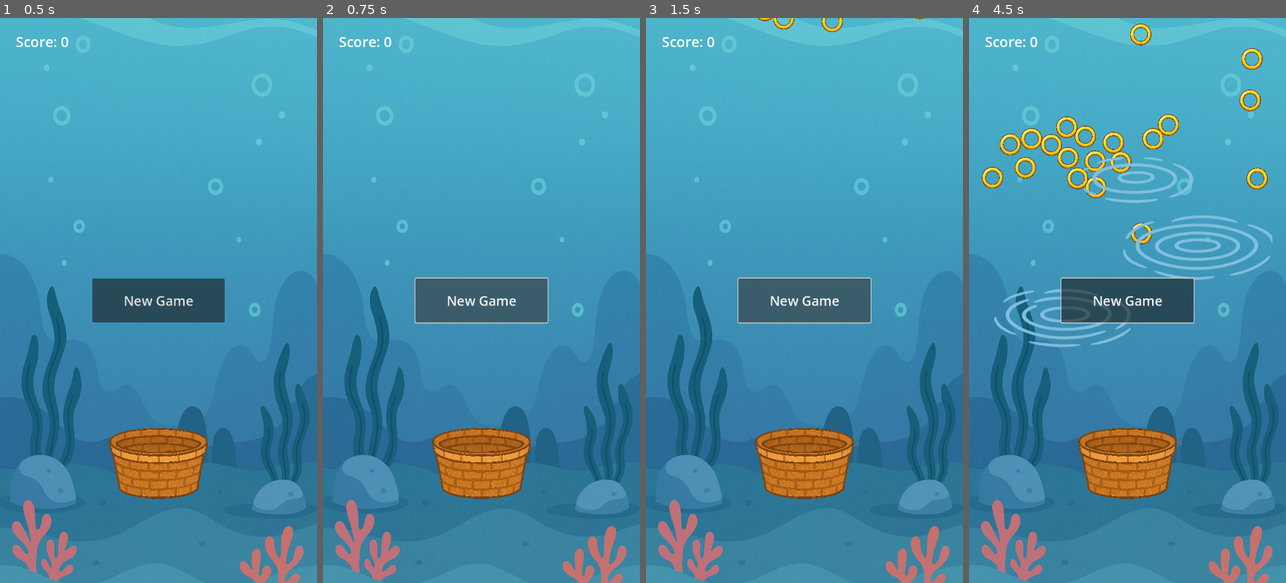
Above: before the commit, frames 1-4 (left to right).
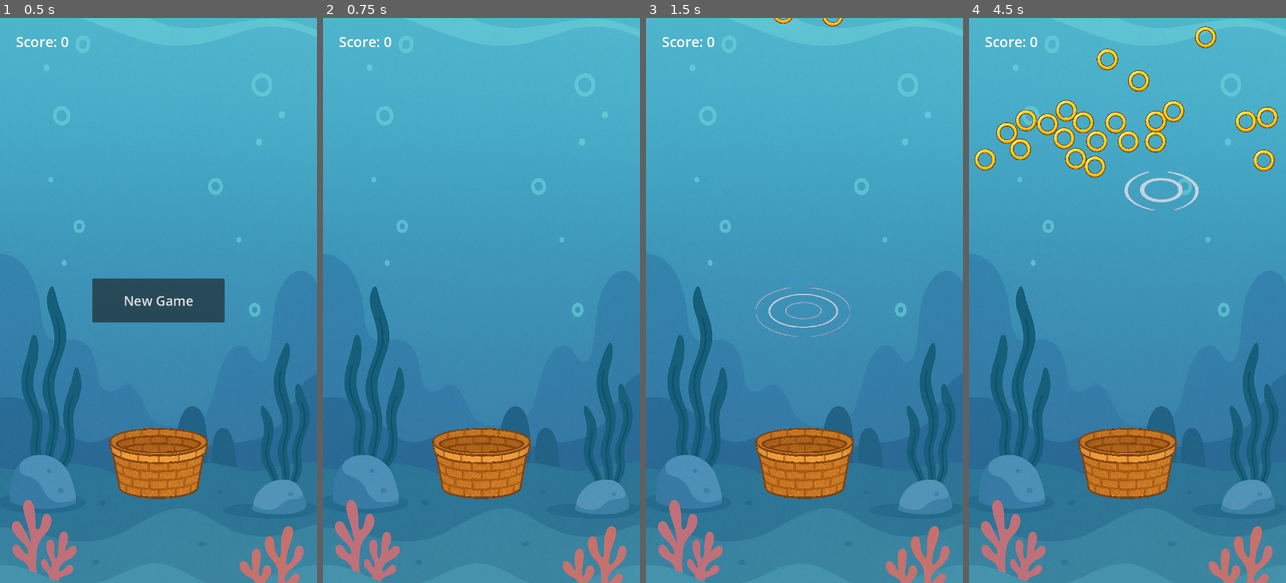
Above: after the commit, the same moments.

Repository: ericso/aqua-launch
Game: Godot game, scene res://main/main.tscn
Same seed, same stepped clock (60 frames per second), same inputs: the game is played once before the commit and once after it.
Inputs (mouse positions are in pixels of both pictures, inside the frame that each line leads up to):
- Up to frame 1 (0.5 s): no input
- Up to frame 2 (0.75 s): click "New Game" at 0.5 s
- Up to frame 3 (1.5 s): click (804, 300) at 1.25 s, where only the run before the commit has a clickable "New Game"
- Up to frame 4 (4.5 s): click (1127, 300) at 2 s, where only the run before the commit has a clickable "New Game"; move the mouse to (1197, 272) at 2.77 s; click (1197, 272) at 2.92 s; move the mouse to (1064, 328) at 3.52 s; click (1064, 328) at 3.67 s; move the mouse to (1159, 176) at 4.27 s; click (1159, 176) at 4.42 s

Frame 1 is identical in both runs. In frame 2, 3.5% of the frame differs, in the area x 28-72%, y 45-55%; in frame 3, 3.8%; in frame 4, 12%, in the area x 1-98%, y 1-59%.

Commit message:
update ripple animation: replace sprites and increased FPS

Diff:
--- a/main/main.gd
+++ b/main/main.gd
@@ -40,19 +40,24 @@
 			ring.apply_impulse(dir.normalized() * force)
 
 func _on_ring_collected() -> void:
-	ScoreManager.add_score(1)
+	if game_active:
+		ScoreManager.add_score(1)
+
 	$UI/Score.text = "Score: %d" % ScoreManager.get_score()
 	if ScoreManager.get_score() == end_score:
 		end_game()
 
 func _on_new_game_pressed():
+	reset_game()
 	game_active = true
 	ScoreManager.reset_score()
 	$RingSpawner.ring_spawn_timer = 0
+	$UI/NewGameButton.visible = false
 
 func end_game():
 	game_active = false
-	reset_game()
+	$UI/NewGameButton.visible = true
+
 
 func is_game_active() -> bool:
 	return game_active
--- a/ripple/ripple.tscn
+++ b/ripple/ripple.tscn
@@ -1,88 +1,133 @@
-[gd_scene load_steps=13 format=3 uid="uid://c5kcupxvre0w6"]
+[gd_scene load_steps=20 format=3 uid="uid://c5kcupxvre0w6"]
 
 [ext_resource type="Script" uid="uid://dk05kjtjmeqw0" path="res://ripple/ripple.gd" id="1_b3hhm"]
-[ext_resource type="Texture2D" uid="uid://bm1owdy1vs202" path="res://ripple/ripple.png" id="2_lfj1i"]
+[ext_resource type="Texture2D" uid="uid://cdw6v4q0400lw" path="res://ripple/ripple.png" id="2_lfj1i"]
 
-[sub_resource type="AtlasTexture" id="AtlasTexture_0iq33"]
+[sub_resource type="AtlasTexture" id="AtlasTexture_tdmov"]
 atlas = ExtResource("2_lfj1i")
-region = Rect2(0, 0, 341, 341)
+region = Rect2(0, 0, 256, 256)
 
-[sub_resource type="AtlasTexture" id="AtlasTexture_1a6ru"]
+[sub_resource type="AtlasTexture" id="AtlasTexture_fg3bn"]
 atlas = ExtResource("2_lfj1i")
-region = Rect2(341, 0, 341, 341)
+region = Rect2(256, 0, 256, 256)
 
-[sub_resource type="AtlasTexture" id="AtlasTexture_6pcsk"]
+[sub_resource type="AtlasTexture" id="AtlasTexture_qn8ce"]
 atlas = ExtResource("2_lfj1i")
-region = Rect2(682, 0, 341, 341)
+region = Rect2(512, 0, 256, 256)
 
-[sub_resource type="AtlasTexture" id="AtlasTexture_wu283"]
+[sub_resource type="AtlasTexture" id="AtlasTexture_kjaa6"]
 atlas = ExtResource("2_lfj1i")
-region = Rect2(0, 341, 341, 341)
+region = Rect2(768, 0, 256, 256)
 
-[sub_resource type="AtlasTexture" id="AtlasTexture_lrso6"]
+[sub_resource type="AtlasTexture" id="AtlasTexture_mpwgg"]
 atlas = ExtResource("2_lfj1i")
-region = Rect2(341, 341, 341, 341)
+region = Rect2(0, 256, 256, 256)
 
-[sub_resource type="AtlasTexture" id="AtlasTexture_rjskx"]
+[sub_resource type="AtlasTexture" id="AtlasTexture_orfad"]
 atlas = ExtResource("2_lfj1i")
-region = Rect2(682, 341, 341, 341)
+region = Rect2(256, 256, 256, 256)
 
-[sub_resource type="AtlasTexture" id="AtlasTexture_yq8tp"]
+[sub_resource type="AtlasTexture" id="AtlasTexture_5yqhy"]
 atlas = ExtResource("2_lfj1i")
-region = Rect2(0, 682, 341, 341)
+region = Rect2(512, 256, 256, 256)
 
-[sub_resource type="AtlasTexture" id="AtlasTexture_vby1v"]
+[sub_resource type="AtlasTexture" id="AtlasTexture_v4nrk"]
 atlas = ExtResource("2_lfj1i")
-region = Rect2(341, 682, 341, 341)
+region = Rect2(768, 256, 256, 256)
 
-[sub_resource type="AtlasTexture" id="AtlasTexture_48pe2"]
+[sub_resource type="AtlasTexture" id="AtlasTexture_r3c3o"]
 atlas = ExtResource("2_lfj1i")
-region = Rect2(682, 682, 341, 341)
+region = Rect2(0, 512, 256, 256)
 
-[sub_resource type="SpriteFrames" id="SpriteFrames_huefa"]
+[sub_resource type="AtlasTexture" id="AtlasTexture_hwqki"]
+atlas = ExtResource("2_lfj1i")
+region = Rect2(256, 512, 256, 256)
+
+[sub_resource type="AtlasTexture" id="AtlasTexture_xx8kq"]
+atlas = ExtResource("2_lfj1i")
+region = Rect2(512, 512, 256, 256)
+
+[sub_resource type="AtlasTexture" id="AtlasTexture_jm3ch"]
+atlas = ExtResource("2_lfj1i")
+region = Rect2(768, 512, 256, 256)
+
+[sub_resource type="AtlasTexture" id="AtlasTexture_8bn3b"]
+atlas = ExtResource("2_lfj1i")
+region = Rect2(0, 768, 256, 256)
+
+[sub_resource type="AtlasTexture" id="AtlasTexture_5x7f0"]
+atlas = ExtResource("2_lfj1i")
+region = Rect2(256, 768, 256, 256)
+
+[sub_resource type="AtlasTexture" id="AtlasTexture_3yt2m"]
+atlas = ExtResource("2_lfj1i")
+region = Rect2(512, 768, 256, 256)
+
+[sub_resource type="AtlasTexture" id="AtlasTexture_xd2ry"]
+atlas = ExtResource("2_lfj1i")
+region = Rect2(768, 768, 256, 256)
+
+[sub_resource type="SpriteFrames" id="SpriteFrames_7pap1"]
 animations = [{
-"frames": [],
-"loop": true,
-"name": &"default",
-"speed": 5.0
-}, {
 "frames": [{
 "duration": 1.0,
-"texture": SubResource("AtlasTexture_0iq33")
+"texture": SubResource("AtlasTexture_tdmov")
 }, {
 "duration": 1.0,
-"texture": SubResource("AtlasTexture_1a6ru")
+"texture": SubResource("AtlasTexture_fg3bn")
 }, {
 "duration": 1.0,
-"texture": SubResource("AtlasTexture_6pcsk")
+"texture": SubResource("AtlasTexture_qn8ce")
 }, {
 "duration": 1.0,
-"texture": SubResource("AtlasTexture_wu283")
+"texture": SubResource("AtlasTexture_kjaa6")
 }, {
 "duration": 1.0,
-"texture": SubResource("AtlasTexture_lrso6")
+"texture": SubResource("AtlasTexture_mpwgg")
 }, {
 "duration": 1.0,
-"texture": SubResource("AtlasTexture_rjskx")
+"texture": SubResource("AtlasTexture_orfad")
 }, {
 "duration": 1.0,
-"texture": SubResource("AtlasTexture_yq8tp")
+"texture": SubResource("AtlasTexture_5yqhy")
 }, {
 "duration": 1.0,
-"texture": SubResource("AtlasTexture_vby1v")
+"texture": SubResource("AtlasTexture_v4nrk")
 }, {
 "duration": 1.0,
-"texture": SubResource("AtlasTexture_48pe2")
+"texture": SubResource("AtlasTexture_r3c3o")
+}, {
+"duration": 1.0,
+"texture": SubResource("AtlasTexture_hwqki")
+}, {
+"duration": 1.0,
+"texture": SubResource("AtlasTexture_xx8kq")
+}, {
+"duration": 1.0,
+"texture": SubResource("AtlasTexture_jm3ch")
+}, {
+"duration": 1.0,
+"texture": SubResource("AtlasTexture_8bn3b")
+}, {
+"duration": 1.0,
+"texture": SubResource("AtlasTexture_5x7f0")
+}, {
+"duration": 1.0,
+"texture": SubResource("AtlasTexture_3yt2m")
+}, {
+"duration": 1.0,
+"texture": SubResource("AtlasTexture_xd2ry")
 }],
 "loop": false,
 "name": &"ripple",
-"speed": 5.0
+"speed": 30.0
 }]
 
 [node name="Ripple" type="Node2D"]
 script = ExtResource("1_b3hhm")
 
 [node name="AnimatedSprite2D" type="AnimatedSprite2D" parent="."]
-sprite_frames = SubResource("SpriteFrames_huefa")
+sprite_frames = SubResource("SpriteFrames_7pap1")
 animation = &"ripple"
-autoplay = "ripple"
+frame = 15
+frame_progress = 1.0
Binary file changed: ripple/ripple.png
Not shown, changed: ripple/ripple.png.import
